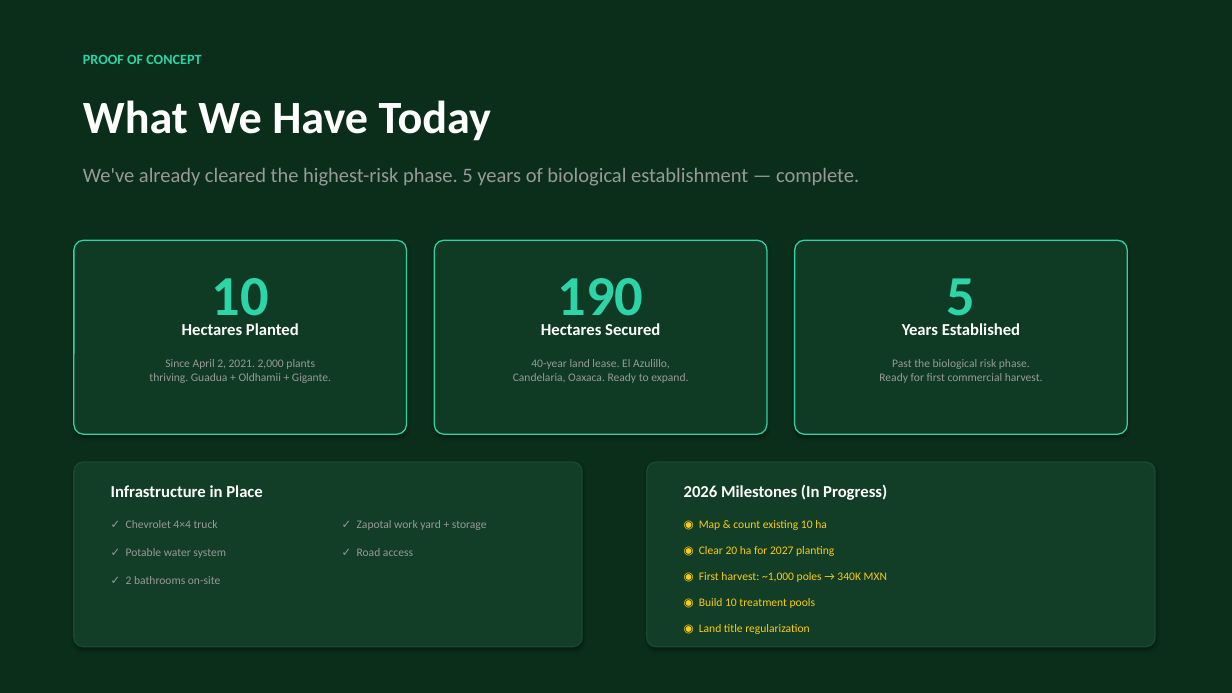
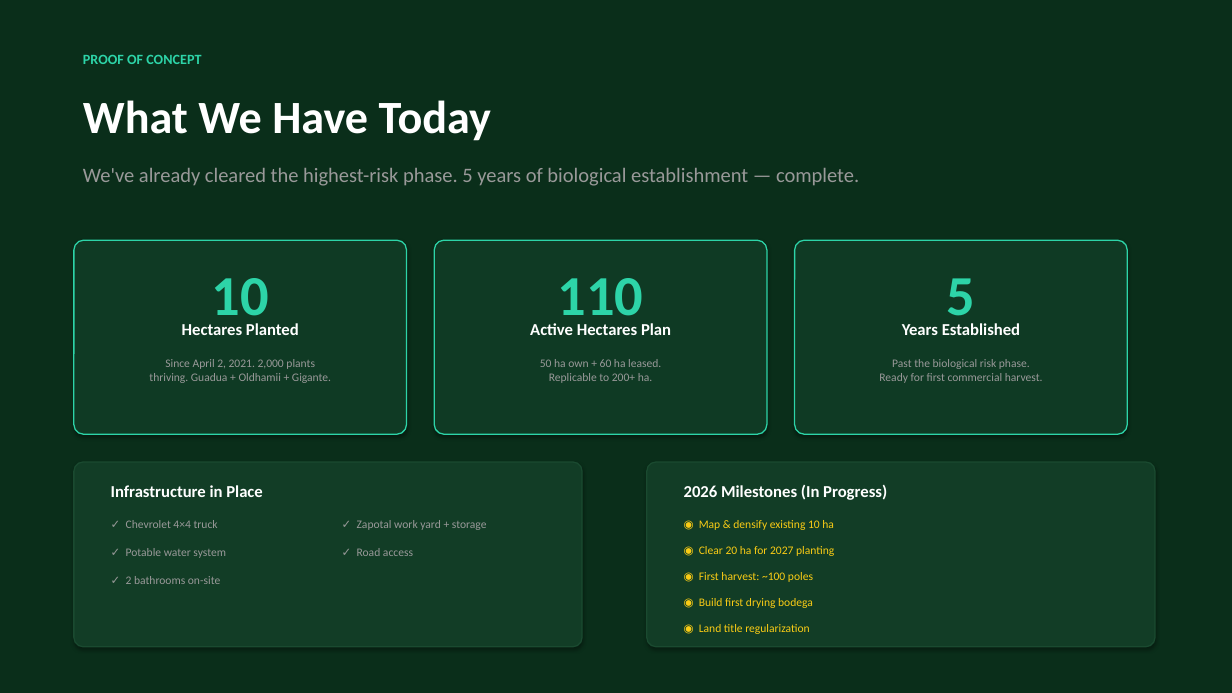
Before and after one commit to perezofir83/pacifico-bambu, a slide deck: slide 9 of Pacifico_Bambu_Pitch_Deck_v3.pptx. Drawn at 1232x693 pixels with LibreOffice and Linux fonts; fonts in the diff are those of the drawing. Boxes give left, top, right and bottom in pixels: in the first picture for what was removed or moved away, otherwise in the second. Text is boxed around its words. In the diff, an @@ line names an element or a change of style, - is before the commit and + after.

```diff
--- a/Pacifico_Bambu_Pitch_Deck_v3.pptx
+++ b/Pacifico_Bambu_Pitch_Deck_v3.pptx
@@ text at (558,278,644,328): text changed @@
-190
+110
@@ text at (530,323,671,335): text changed @@
-Hectares Secured
+Active Hectares Plan
@@ text at (540,359,661,383): text changed @@
-40-year land lease. El Azulillo,
-Candelaria, Oaxaca. Ready to expand.
+50 ha own + 60 ha leased.
+Replicable to 200+ ha.
@@ text at (699,520,834,530): text changed @@
-◉ Map & count existing 10 ha
+◉ Map & densify existing 10 ha
@@ text at (699,572,813,582): text changed @@
-◉ First harvest: ~1,000 poles → 340K MXN
+◉ First harvest: ~100 poles
@@ text at (699,598,813,608): text changed @@
-◉ Build 10 treatment pools
+◉ Build first drying bodega
```
Also in this commit, not shown: 6 other slides changed, 2 slides added, 1 slide removed, 3 other files.
